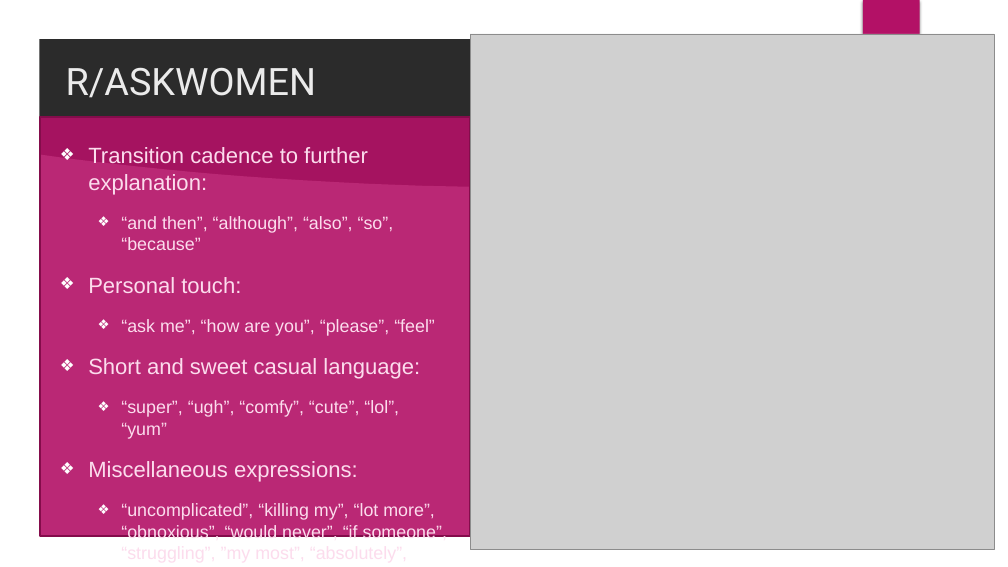
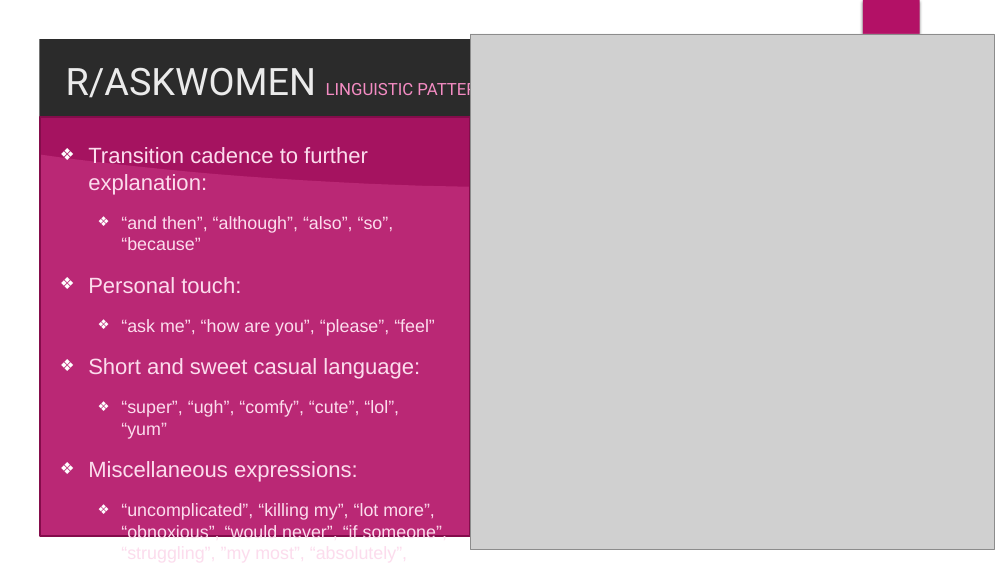
Before and after one commit to eamonious/reddit-comment-gender, a slide deck: slide 8 of project3.pptx (slide 7 before the commit). Drawn at 1008x567 pixels with LibreOffice and Linux fonts; fonts in the diff are those of the drawing; grey boxes stand for pictures; background and template pictures are left out; a plain dark background stands for a picture behind light text. Boxes give left, top, right and bottom in pixels: in the first picture for what was removed or moved away, otherwise in the second. Text is boxed around its words. In the diff, an @@ line names an element or a change of style, - is before the commit and + after.

```diff
--- a/project3.pptx
+++ b/project3.pptx
@@ title at (x1=66, y1=67, x2=498, y2=100): text changed; size 36 to 16 pt; text colour #EBEBEB to #F48CC3 @@
-R/ASKWOMEN
+R/ASKWOMEN LINGUISTIC PATTERNS
```
Also in this commit, not shown: 8 other slides changed, 3 slides added, 2 slides removed, 40 other files.
